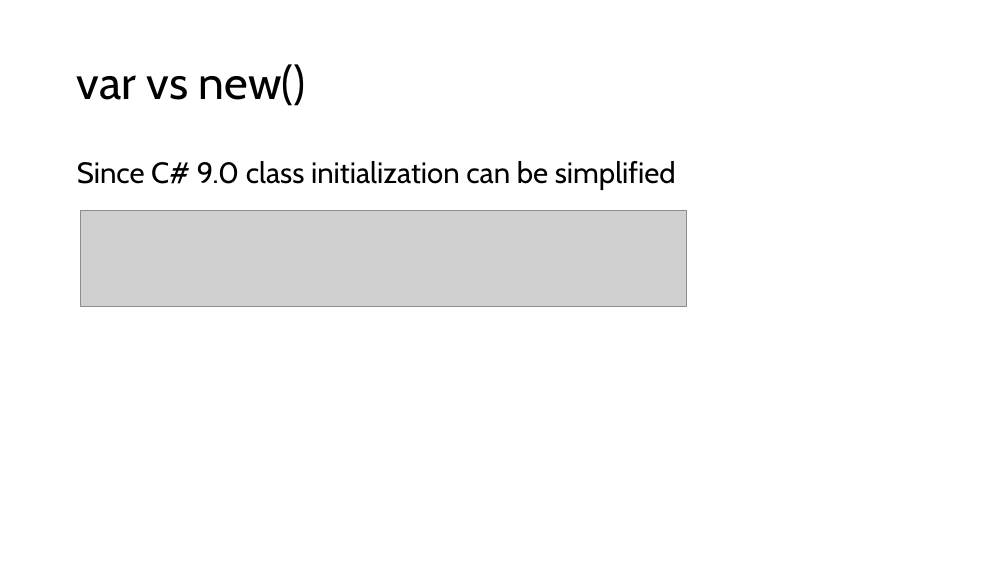
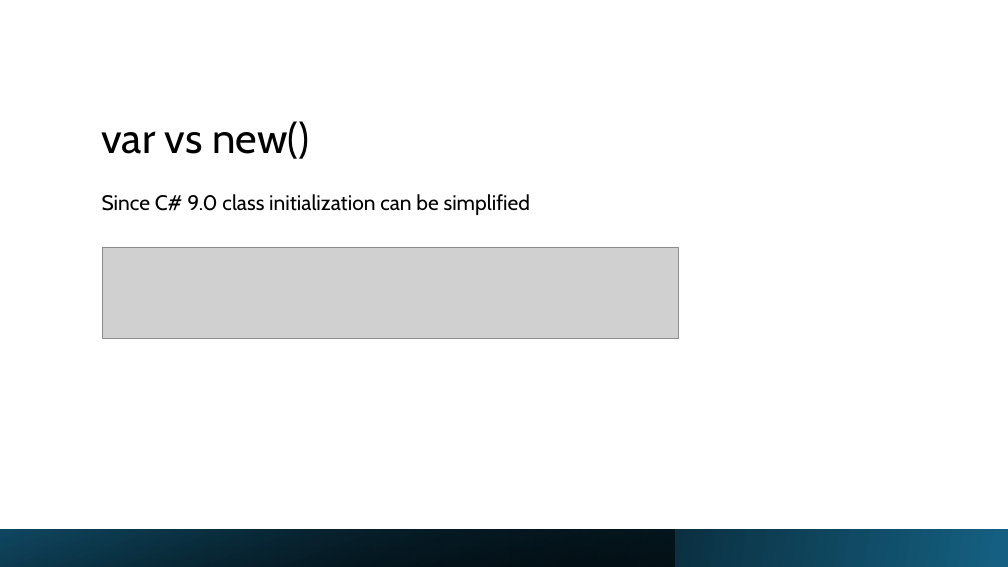
Before and after one commit to LuisSouto/C-sharp-new-features, a slide deck: slide 5 of slides.pptx (slide 4 before the commit). Drawn at 1008x567 pixels with LibreOffice and Linux fonts; fonts in the diff are those of the drawing; grey boxes stand for pictures. Boxes give left, top, right and bottom in pixels: in the first picture for what was removed or moved away, otherwise in the second. Text is boxed around its words. In the diff, an @@ line names an element or a change of style, - is before the commit and + after.

```diff
--- a/slides.pptx
+++ b/slides.pptx
@@ title "var vs new()": place and size @@
-title "var vs new()" at (77,64,306,106)
+title "var vs new()" at (102,121,309,159)
@@ title "var vs new()" at (102,121,309,159): size 44 to 40 pt; vertical alignment middle to bottom @@
@@ text "Since C# 9.0 class initialization ...": place and size @@
-text "Since C# 9.0 class initialization ..." at (77,161,676,190)
+text "Since C# 9.0 class initialization ..." at (102,194,531,215)
@@ text "Since C# 9.0 class initialization ..." at (102,194,531,215): size 28 to 20 pt @@
@@ picture: place and size @@
-picture at (80,211,686,306)
+picture at (102,247,678,338)
@@ rectangle added at (0,529,1008,567), fill gradient #156082 to #000000 @@
@@ rectangle added at (0,529,675,567), fill gradient #000000 to #104862 @@
```
Also in this commit, not shown: 3 other slides changed, 1 slide added, 1 other file.
